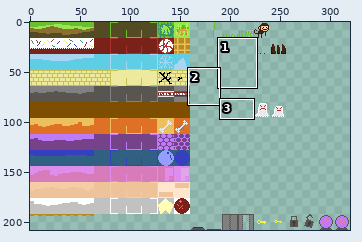
One commit to this sprite sheet: assets/art/terrain.png. Above, an overview of the earlier version with the close-up marked.
Close-up. Before the edit:
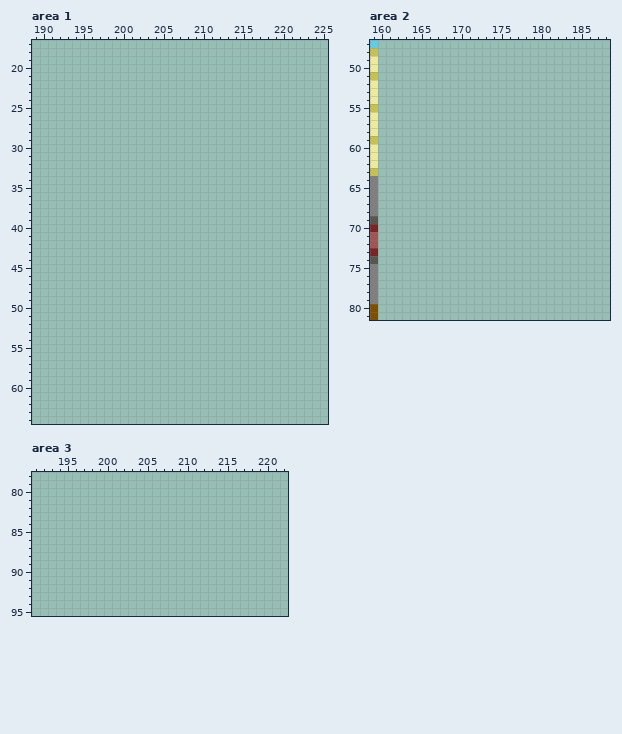
The file is 320x208 pixels. Colours within 5 levels of each other are drawn and written as one. Shown: area 1: x 189..225, y 17..64; area 2: x 159..188, y 47..81; area 3: x 191..222, y 78..95.
Once edited:
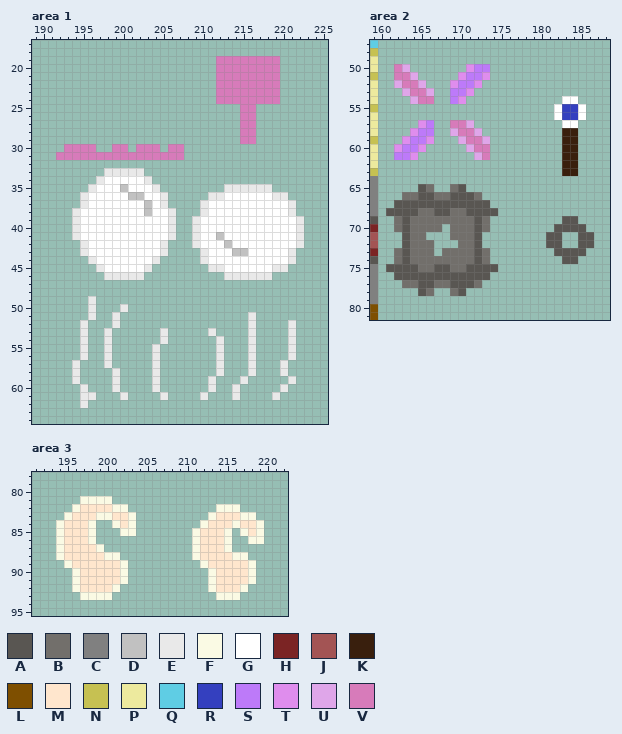
Palette (. is transparent): A #595652  B #726f6b  C #808080  D #c1c1c1  E #e9e9e9  F #fafae4  G #ffffff  H #7b2424  J #a35454  K #391f0d  L #7e4f00  M #ffe6cd  N #c6c152  P #edea9e  Q #5fcde4  R #3440bf  S #bd7af9  T #df8ded  U #dfa6e9  V #d77bba
The exact change:
Changed rows in their new state; - is an unchanged pixel.
Area 1:
first column x 192:
19 --------------------VVVVVVVV---
20 --------------------VVVVVVVV---
21 --------------------VVVVVVVV---
22 --------------------VVVVVVVV---
23 --------------------VVVVVVVV---
24 --------------------VVVVVVVV---
25 -----------------------VV------
26 -----------------------VV------
27 -----------------------VV------
28 -----------------------VV------
29 -----------------------VV------
30 -VVVV--VV-VVV-VV---------------
31 VVVVVVVVVVVVVVVV---------------
33 ------EEEEE--------------------
34 -----EGGGGGE-------------------
35 ----EGGGDGGGE--------EEEEEE----
36 ---EGGGGGDDGGE-----EEGGGGGGEE--
37 ---EGGGGGGGDGE----EGGGGGGGGGGE-
38 --EGGGGGGGGDGGE---EGGGGGGGGGGE-
39 --EGGGGGGGGGGGE--EGGGGGGGGGGGGE
40 --EGGGGGGGGGGGE--EGGGGGGGGGGGGE
41 --EGGGGGGGGGGGE--EGGDGGGGGGGGGE
42 ---EGGGGGGGGGE---EGGGDGGGGGGGGE
43 ---EGGGGGGGGGE----EGGGDDGGGGGE-
44 ----EGGGGGGGE-----EGGGGGGGGGGE-
45 -----EGGGGGE-------EEGGGGGGEE--
46 ------EEEEE----------EEEEEE----
49 ----E--------------------------
50 ----E---E----------------------
51 ----E--E----------------E------
52 ---E---E----------------E----E-
53 ---E--E------E-----E----E----E-
54 ---E--E------E------E---E----E-
55 ---E--E-----E-------E---E----E-
56 ---E--E-----E-------E---E----E-
57 --E---E-----E-------E---E---E--
58 --E----E----E-------E---E---E--
59 --E----E----E------E---E-----E-
60 ---E---E----E------E--E-----E--
61 ---EE---E----E----E---E----E---
62 ---E---------------------------
Area 2:
first column x 161:
50 -VU-------TSS-------------
51 -VVU-----TSST-------------
52 -UVVU---TSST--------------
53 --UVVU--SST---------------
54 ---UVV--ST------------GG--
55 ---------------------GRRG-
56 ---------------------GRRG-
57 ----TS--VVU-----------GG--
58 ---TSS--UVVU----------KK--
59 --TSST---UVVU---------KK--
60 -TSST-----UVV---------KK--
61 -SST-------UV---------KK--
62 ----------------------KK--
63 ----------------------KK--
65 ----AB--BA----------------
66 --BBAABBAAAB--------------
67 -AAAAAAAAAAAA-------------
68 AAAABBAABBAAAA------------
69 -BABBBBBBBBAB---------AA--
70 -BABBBB-BBBAB--------AAAA-
71 --ABB---BBBA--------AA--AA
72 --ABBB---BBA--------AA--AA
73 -BABBB-BBBBAB--------AAAA-
74 -BABBBBBBBBAB---------AA--
75 AAAABBAABBAAAA------------
76 -AAAAAAAAAAAA-------------
77 --BBAABBAAAB--------------
78 ----AB--BA----------------
Area 3:
first column x 194:
81 ---FFFF-------------------
82 --FMMMMFF-----------FFF---
83 -FMMMFFMMF---------FMMMFF-
84 FMMMF--FMF--------FMMMFMMF
85 FMMMF---FF-------FMMMF-FMF
86 FMMMF------------FMMMF--FF
87 FMMMMF-----------FMMMF----
88 FMMMMMFF---------FMMMMFF--
89 -FMMMMMMF---------FMMMMMF-
90 --FMMMMMF----------FMMMMF-
91 --FMMMMMF----------FMMMMF-
92 --FMMMMF-----------FMMMF--
93 ---FFFF-------------FFF---
Where, in picture pixels (left, top, right, bottom), the same in both close-ups:
added: (216, 56, 280, 144)
added: (56, 144, 304, 408)
added: (394, 64, 490, 160)
added: (554, 96, 586, 176)
added: (386, 184, 498, 296)
added: (546, 216, 594, 264)
added: (56, 496, 136, 600)
added: (192, 504, 264, 600)
